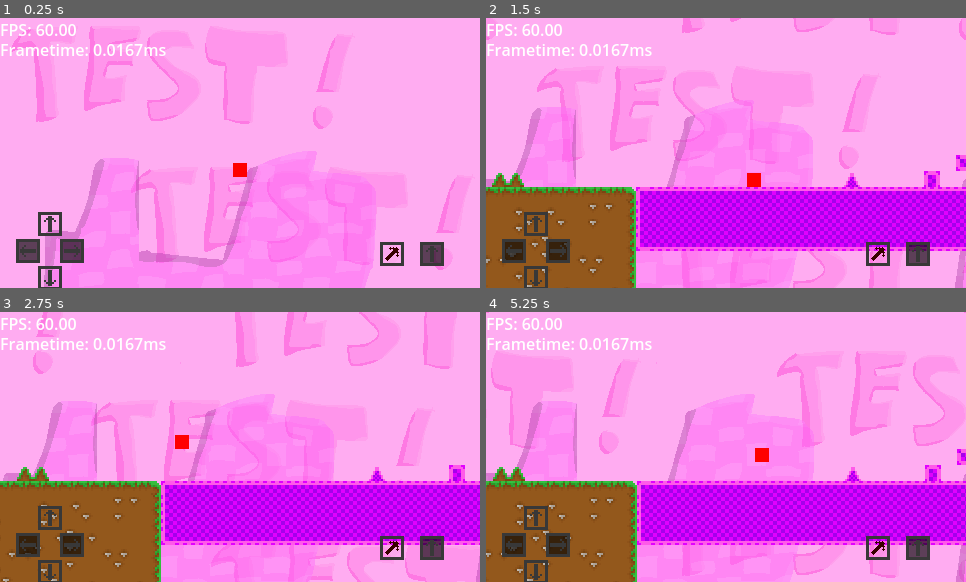
Above: before the commit, frames 1-4 (two rows, left to right).
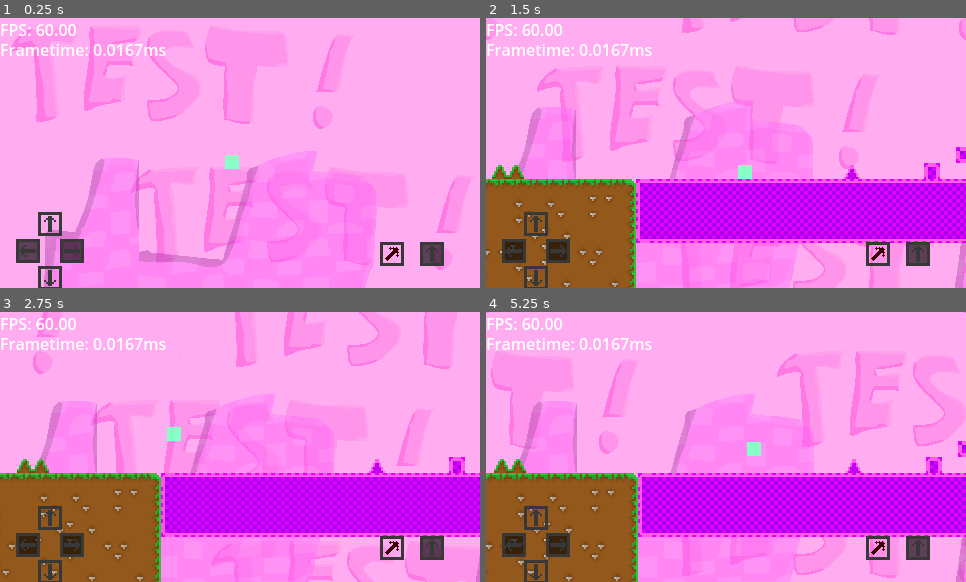
Above: after the commit, the same moments.

Repository: SanekGamer007/GodotPlatformer
Game: Godot game, scene res://Maps/test_map/test_map.tscn
The game is run twice, just before and just after one commit, with the same random seed, the same clock (stepped at 60 frames per second) and the same inputs.
Inputs (mouse positions are in pixels of both pictures, inside the frame that each line leads up to):
- Up to frame 1 (0.25 s): no input
- Up to frame 2 (1.5 s): tap Enter (ui_accept) at 0.5 s; move the mouse to (831, 139) at 0.52 s; hold Right (ui_right) 0.53-1.25 s; hold Enter (ui_accept) 0.53-1.25 s; tap Shift (dash) at 0.6 s; click (831, 139) at 0.67 s; drag from (630, 166) to (764, 180) at 1.27 s
- Up to frame 3 (2.75 s): move the mouse to (288, 387) at 2.02 s; hold Left (ui_left) from 2.03 s (still down); hold Enter (ui_accept) from 2.03 s (still down); tap Shift (dash) at 2.1 s
- Up to frame 4 (5.25 s): release Left (ui_left) at 2.75 s; release Enter (ui_accept) at 2.75 s; drag from (702, 501) to (582, 406) at 2.77 s; move the mouse to (870, 487) at 3.52 s; hold Right (ui_right) 3.53-4.25 s; hold Enter (ui_accept) 3.53-4.25 s; drag from (582, 406) to (759, 444) at 4.27 s; move the mouse to (750, 447) at 5.02 s; hold Right (ui_right) from 5.03 s (still down); hold Enter (ui_accept) from 5.03 s (still down); tap Shift (dash) at 5.1 s; click (750, 447) at 5.17 s

The runs differ from the first frame. In frame 1, 0.3% of the frame differs, in the area x 46-52%, y 50-59%; in frame 2, 8.7%; in frame 3, 8.5%; in frame 4, 12%, in the area x 0-100%, y 47-100%.

Commit message:
massive player rewrite, now using a fenite™ state™ machine™

Diff:
--- a/Maps/test_map/test_map.tscn
+++ b/Maps/test_map/test_map.tscn
@@ -1,9 +1,9 @@
 [gd_scene load_steps=11 format=4 uid="uid://byushar64hmya"]
 
 [ext_resource type="Script" uid="uid://b6p56ng84e3gq" path="res://Maps/test_map/test_map.gd" id="1_8i6cp"]
-[ext_resource type="PackedScene" uid="uid://c3jsmrfav6jir" path="res://Objects/player/player.tscn" id="1_60blc"]
 [ext_resource type="PackedScene" uid="uid://yktuwsa8872y" path="res://Tiles/test_tilemap/test.tscn" id="2_oqus1"]
 [ext_resource type="PackedScene" uid="uid://c8ktiqr5n2mnh" path="res://Objects/touch/touch.tscn" id="3_nrpge"]
+[ext_resource type="PackedScene" uid="uid://cwsfy2tc4gdg1" path="res://Objects/playernew/player_new.tscn" id="5_11nxo"]
 [ext_resource type="PackedScene" uid="uid://cx1ij0r6e4lhl" path="res://Tiles/grass_tileset/grass.tscn" id="6_tl602"]
 [ext_resource type="Texture2D" uid="uid://5yppxo7j1yhn" path="res://Maps/test_map/bg/test_bg_parallax0.png" id="7_2m5dr"]
 [ext_resource type="PackedScene" uid="uid://c8gw3wqry8xi2" path="res://Tiles/objects/objects.tscn" id="7_11nxo"]
@@ -64,12 +64,11 @@
 scale = Vector2(2, 2)
 tile_map_data = PackedByteArray("AAAAAA4AAAABAAAAAAAAAA8AAAABAAEAAAAAABAAAAABAAEAAAAAABEAAAABAAIAAAABABEAAAACAAIAAAABAB …(3632 unchanged characters)…
 
-[node name="player" parent="." instance=ExtResource("1_60blc")]
+[node name="player" parent="." instance=ExtResource("5_11nxo")]
 unique_name_in_owner = true
-physics_interpolation_mode = 0
-position = Vector2(8, 8)
 
 [node name="PlayerCam" type="Camera2D" parent="player"]
+position = Vector2(8, 8)
 position_smoothing_enabled = true
 drag_horizontal_enabled = true
 drag_vertical_enabled = true
--- /dev/null
+++ b/Objects/playernew/player_new.gd
@@ -0,0 +1,138 @@
+extends CharacterBody2D
+enum states {IDLE, MOVING, JUMPING, FALLING, DEAD, DASHING}
+var statename = {
+	0: "IDLE",
+	1: "MOVING",
+	2: "JUMPING",
+	3: "FALLING",
+	4: "DEAD",
+	5: "DASHING",
+}
+var state: states = states.IDLE
+
+## Player Movement Script.
+
+@export_group("Movement","mv_")
+@export var mv_MAX_SPEED: int = 130 ## Max Horizontal player speed.
+@export var mv_MAX_VERTICAL_SPEED: int = -240 ## Max Vertical player speed.
+@export var mv_NV_MAX_VERTICAL_SPEED: int = 360 ## Max Negative Vertical player speed.
+@export var mv_INITIAL_JUMP_HEIGHT: int = 120 ## Lowest Jump force.
+@export var mv_ADDITIONAL_JUMP_HEIGHT: int = 500 ## Highest Jump force.
+@export var mv_CELERATION_STEPS: int = 12 ## How much steps does it require for the player to come to stop / to full speed.
+@export var mv_DASHSPEED: Vector2 = Vector2(160, 220) ## WIP
+@export var mv_SPEED_REDUCTION_RATE: int = 16 ## WIP
+@export var mv_SPEED_REDUCTION_RATE_AIR: int = 4 ## WIP
+var mv_ACCELERATION: int = mv_MAX_SPEED / mv_CELERATION_STEPS ## Acceleration.
+var mv_DECELERATION: int = mv_MAX_SPEED / mv_CELERATION_STEPS ## Deceleration.
+var candash: bool = true
+#var isalive: bool = true
+#var can_dash: bool = true
+#var was_on_floor: bool
+#var can_jump: bool ## Defines if the player can jump.
+
+
+func _physics_process(delta: float) -> void:
+	if is_on_floor():
+		candash = true
+	print(statename.get(state), " ", velocity, " ", is_on_floor())
+	if Input.is_action_just_pressed("dash"):
+		set_state(states.DASHING)
+	elif velocity.y > 1:
+		set_state(states.FALLING)
+	elif Input.is_action_just_pressed("ui_accept"):
+		set_state(states.JUMPING)
+	elif velocity != Vector2.ZERO:
+		set_state(states.MOVING)
+	else:
+		set_state(states.IDLE)
+
+	var direction = Input.get_axis("ui_left", "ui_right")
+	if direction:
+		if not abs(velocity.x) > mv_MAX_SPEED:
+			velocity.x = velocity.x + mv_ACCELERATION * direction # if below max speed add more velocity
+		elif is_on_floor():
+			velocity.x = velocity.x + ((sign(velocity.x) * mv_SPEED_REDUCTION_RATE) * -1) #if above max speed start decreasing velocity
+		else:
+			velocity.x = velocity.x + ((sign(velocity.x) * mv_SPEED_REDUCTION_RATE_AIR) * -1) #if above max speed start decreasing velocity
+	else:
+		velocity.x -= mv_DECELERATION * sign(velocity.x)
+
+	if abs(velocity.x) <= 6:
+		velocity.x = 0
+
+	# Jumping
+	if state == states.JUMPING and is_on_floor():
+		velocity.y = -mv_INITIAL_JUMP_HEIGHT
+		#print("jumping")
+	if velocity.y < 0:
+		if Input.is_action_pressed("ui_accept") and not is_on_floor(): # i have no idea why the fuck it works but it does (fixes a bug when you can do the additional jump force in the air after walking off a platform without jumping)
+			velocity.y -= mv_ADDITIONAL_JUMP_HEIGHT * delta
+			#print("additional jump active")
+	if state == states.DASHING:
+		var dashdirection = Input.get_vector("ui_left", "ui_right", "ui_up", "ui_down")
+		velocity = velocity + (mv_DASHSPEED * dashdirection)
+		print(dashdirection)
+
+
+	velocity += get_gravity() * delta
+	velocity.y = clamp(velocity.y, mv_MAX_VERTICAL_SPEED, mv_NV_MAX_VERTICAL_SPEED)
+
+	move_and_slide()
+
+
+func set_state(new_state: int) -> void:
+	var previous_state := state
+	print(statename.get(previous_state), " ", statename.get(new_state))
+#	if previous_state == states.MOVING and new_state == states.DASHING or previous_state == states.FALLING and new_state == states.DASHING:
+	if new_state == states.DASHING:
+		#if is_on_floor():
+			#if get_node("DashTimer").is_stopped() == true:
+				#get_node("DashTimer").start(0.3)
+				#state = new_state
+				#candash = false
+				#return
+			#else:
+			#return
+		if not is_on_floor() and candash:
+			state = new_state
+			candash = false
+	elif new_state == states.DEAD:
+		state = new_state
+		get_node("Sprite2D").visible = false
+		get_node("DeathEffect").visible = true
+		get_node("DeathEffect").emitting = true
+		self.set_physics_process(false)
+		if get_node("../RespawnText"):
+			get_node("../RespawnText").visible = true
+		await get_tree().create_timer(3.0).timeout
+		if get_node("../RespawnText"):
+			get_node("../RespawnText").visible = false
+		reset()
+	else:
+		state = new_state
+
+func reset():
+	position = Vector2.ZERO
+	velocity = Vector2.ZERO
+	if get_node("PlayerCam"):
+		get_node("PlayerCam").position_smoothing_enabled = false
+		get_node("PlayerCam").global_position = global_position
+		for n in 2: # wait 2 frames to be sure that the camera gets reset.
+			await get_tree().physics_frame
+		get_node("PlayerCam").position_smoothing_enabled = true
+	self.visible = true
+	get_node("Sprite2D").visible = true
+	self.set_physics_process(true)
+	self.set_process(true)
+	set_state(states.IDLE)
+
+
+
+
+
+
+
+
+
+func _on_hurtbox_body_shape_entered(body_rid: RID, body: Node2D, body_shape_index: int, local_shape_index: int) -> void:
+	set_state(states.DEAD)
--- a/Objects/player/player.tscn
+++ b/Objects/playernew/player_new.tscn
@@ -1,36 +1,41 @@
-[gd_scene load_steps=17 format=3 uid="uid://c3jsmrfav6jir"]
+[gd_scene load_steps=18 format=3 uid="uid://cwsfy2tc4gdg1"]
 
-[ext_resource type="Script" uid="uid://c3ho4msngx4k4" path="res://Objects/player/player.gd" id="1_ym8jc"]
+[ext_resource type="Script" uid="uid://caqk2868nuyfy" path="res://Objects/playernew/player_new.gd" id="1_gwu42"]
 
-[sub_resource type="RectangleShape2D" id="RectangleShape2D_66vr1"]
+[sub_resource type="RectangleShape2D" id="RectangleShape2D_pe56i"]
 size = Vector2(14, 14)
 
-[sub_resource type="Gradient" id="Gradient_ym8jc"]
-offsets = PackedFloat32Array(1)
-colors = PackedColorArray(1, 0, 0, 1)
+[sub_resource type="Gradient" id="Gradient_gwu42"]
+offsets = PackedFloat32Array(0)
+colors = PackedColorArray(0.53, 1, 0.780667, 1)
 
-[sub_resource type="GradientTexture1D" id="GradientTexture1D_66vr1"]
-gradient = SubResource("Gradient_ym8jc")
+[sub_resource type="GradientTexture2D" id="GradientTexture2D_3iqx4"]
+gradient = SubResource("Gradient_gwu42")
 width = 14
+height = 14
+fill_to = Vector2(0, 0)
+
+[sub_resource type="RectangleShape2D" id="RectangleShape2D_gwu42"]
+size = Vector2(14, 14)
 
 [sub_resource type="Gradient" id="Gradient_66vr1"]
 offsets = PackedFloat32Array(0)
-colors = PackedColorArray(1, 0, 0, 1)
+colors = PackedColorArray(0.529412, 1, 0.780392, 1)
 
-[sub_resource type="GradientTexture2D" id="GradientTexture2D_cw3ca"]
+[sub_resource type="GradientTexture2D" id="GradientTexture2D_gwu42"]
 gradient = SubResource("Gradient_66vr1")
 width = 7
 height = 7
 fill_to = Vector2(0, 0)
 
-[sub_resource type="Curve" id="Curve_66vr1"]
+[sub_resource type="Curve" id="Curve_3iqx4"]
 _data = [Vector2(0, 1), 0.0, 0.0, 0, 0, Vector2(0.804535, 1), -0.00468943, -0.00468943, 0, 0, Vector2(1, 0), 0.0, 0.0, 0, 0]
 point_count = 3
 
 [sub_resource type="CurveTexture" id="CurveTexture_cw3ca"]
-curve = SubResource("Curve_66vr1")
+curve = SubResource("Curve_3iqx4")
 
-[sub_resource type="ParticleProcessMaterial" id="ParticleProcessMaterial_t4qcv"]
+[sub_resource type="ParticleProcessMaterial" id="ParticleProcessMaterial_gyxev"]
 particle_flag_disable_z = true
 angular_velocity_min = -1.60933e-05
 angular_velocity_max = -1.60933e-05
@@ -51,29 +56,29 @@
 
 [sub_resource type="Gradient" id="Gradient_cw3ca"]
 offsets = PackedFloat32Array(0)
-colors = PackedColorArray(1, 0, 0, 1)
+colors = PackedColorArray(0.529412, 1, 0.780392, 1)
 
-[sub_resource type="GradientTexture2D" id="GradientTexture2D_0dui8"]
+[sub_resource type="GradientTexture2D" id="GradientTexture2D_eeuch"]
 gradient = SubResource("Gradient_cw3ca")
 width = 3
 height = 3
 fill_to = Vector2(0, 0)
 
-[sub_resource type="Curve" id="Curve_3o3u1"]
+[sub_resource type="Curve" id="Curve_sx6bg"]
 _data = [Vector2(0, 1), 0.0, 0.0, 0, 0, Vector2(1, 0), -4.79546, 0.0, 0, 0]
 point_count = 2
 
 [sub_resource type="CurveTexture" id="CurveTexture_t4qcv"]
-curve = SubResource("Curve_3o3u1")
+curve = SubResource("Curve_sx6bg")
 
-[sub_resource type="Curve" id="Curve_ym8jc"]
+[sub_resource type="Curve" id="Curve_p55i7"]
 _data = [Vector2(0, 1), 0.0, 0.0, 0, 0, Vector2(0.53048, 1), -0.157131, -0.157131, 0, 0, Vector2(1, 0), 0.0, 0.0, 0, 0]
 point_count = 3
 
 [sub_resource type="CurveTexture" id="CurveTexture_66vr1"]
-curve = SubResource("Curve_ym8jc")
+curve = SubResource("Curve_p55i7")
 
-[sub_resource type="ParticleProcessMaterial" id="ParticleProcessMaterial_4kjos"]
+[sub_resource type="ParticleProcessMaterial" id="ParticleProcessMaterial_7hubq"]
 particle_flag_disable_z = true
 angle_min = 1.07288e-05
 angle_max = 1.07288e-05
@@ -89,51 +94,46 @@
 scale_curve = SubResource("CurveTexture_66vr1")
 alpha_curve = SubResource("CurveTexture_t4qcv")
 
-[node name="player" type="CharacterBody2D"]
-physics_interpolation_mode = 1
+[node name="PlayerNew" type="CharacterBody2D"]
 floor_stop_on_slope = false
 floor_constant_speed = true
-floor_snap_length = 0.5
-script = ExtResource("1_ym8jc")
-mv_ADDITIONAL_JUMP_HEIGHT = 479
+script = ExtResource("1_gwu42")
 
-[node name="CollisionShape2D" type="CollisionShape2D" parent="."]
-shape = SubResource("RectangleShape2D_66vr1")
+[node name="Collision" type="CollisionShape2D" parent="."]
+shape = SubResource("RectangleShape2D_pe56i")
 
 [node name="Sprite2D" type="Sprite2D" parent="."]
-scale = Vector2(1, 14)
-texture = SubResource("GradientTexture1D_66vr1")
+texture = SubResource("GradientTexture2D_3iqx4")
 
 [node name="Hurtbox" type="Area2D" parent="."]
 collision_layer = 2
 collision_mask = 2
 
-[node name="CollisionShape2D2" type="CollisionShape2D" parent="Hurtbox"]
-shape = SubResource("RectangleShape2D_66vr1")
+[node name="CollisionShape2D" type="CollisionShape2D" parent="Hurtbox"]
+shape = SubResource("RectangleShape2D_gwu42")
 
 [node name="DeathEffect" type="GPUParticles2D" parent="."]
 physics_interpolation_mode = 1
 emitting = false
 amount = 4
 sub_emitter = NodePath("secondparticles")
-texture = SubResource("GradientTexture2D_cw3ca")
+texture = SubResource("GradientTexture2D_gwu42")
 lifetime = 1.5
 one_shot = true
 explosiveness = 1.0
 fixed_fps = 60
 trail_section_subdivisions = 16
-process_material = SubResource("ParticleProcessMaterial_t4qcv")
+process_material = SubResource("ParticleProcessMaterial_gyxev")
 
 [node name="secondparticles" type="GPUParticles2D" parent="DeathEffect"]
 emitting = false
 amount = 256
-texture = SubResource("GradientTexture2D_0dui8")
+texture = SubResource("GradientTexture2D_eeuch")
 lifetime = 0.7
-process_material = SubResource("ParticleProcessMaterial_4kjos")
+process_material = SubResource("ParticleProcessMaterial_7hubq")
 
 [node name="DashTimer" type="Timer" parent="."]
 wait_time = 0.3
 one_shot = true
 
 [connection signal="body_shape_entered" from="Hurtbox" to="." method="_on_hurtbox_body_shape_entered"]
-[connection signal="timeout" from="DashTimer" to="." method="_on_dash_timer_timeout"]
Not shown, added: Objects/playernew/player_new.gd.uid
